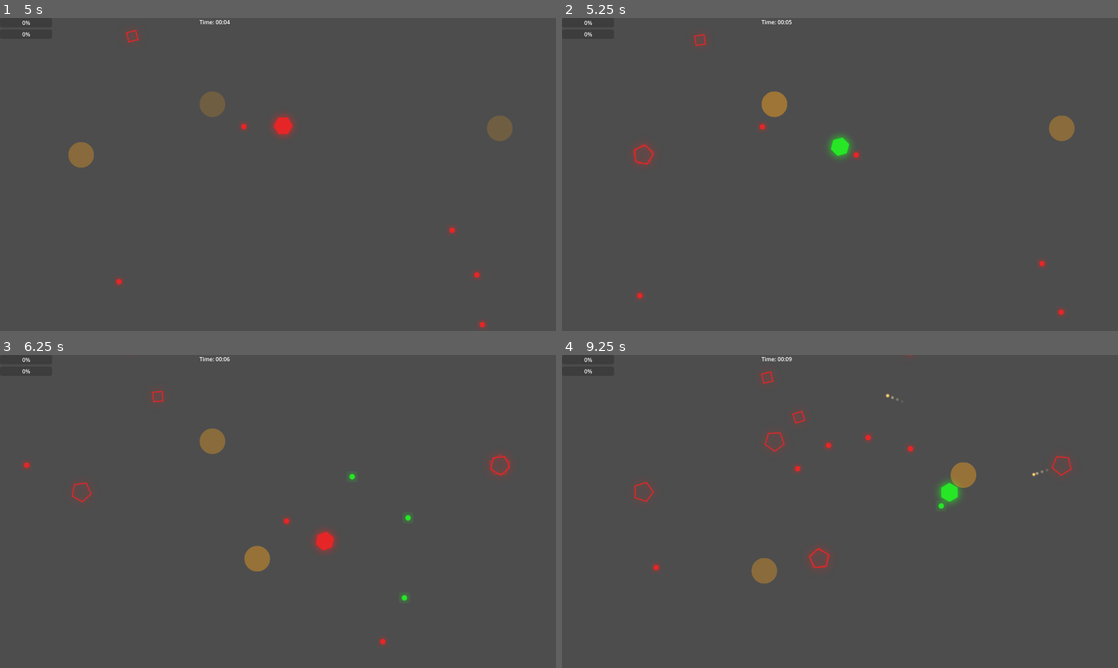
Above: before the commit, frames 1-4 (two rows, left to right).
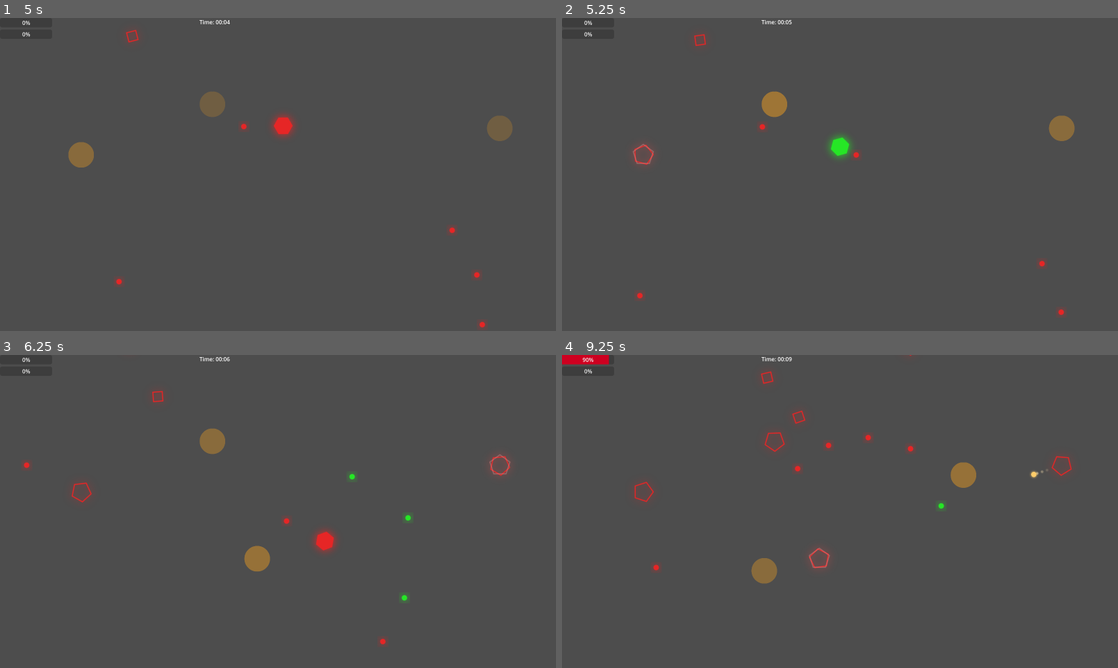
Above: after the commit, the same moments.

Repository: E3-Hub/major-jam-7
Game: Godot game, scene res://scenes/world/main.tscn
Two runs of this game, one before a commit and one after it. Both use one fixed random seed, a clock stepped at 60 frames per second and the inputs below.
Inputs (mouse positions are in pixels of both pictures, inside the frame that each line leads up to):
- Up to frame 1 (5 s): tap Enter at 0.5 s; move the mouse to (400, 158) at 0.52 s; press the mouse at (400, 158) at 0.53 s; hold D (move_right) 0.53-1.28 s; move the mouse to (166, 190) at 1.27 s; release the mouse at (166, 190) at 1.28 s; hold S (move_down) 1.28-2.03 s; tap Q (cycle_color_next) at 1.35 s; click (166, 190) at 1.55 s; move the mouse to (333, 105) at 2.02 s; press the mouse at (333, 105) at 2.03 s; hold D (move_right) 2.03-2.78 s; tap E (cycle_color_prev) at 2.1 s; move the mouse to (250, 237) at 2.77 s; release the mouse at (250, 237) at 2.78 s; hold W (move_up) 2.78-3.53 s; tap Space (dash) at 2.85 s; click (250, 237) at 3.05 s; move the mouse to (444, 221) at 3.52 s; press the mouse at (444, 221) at 3.53 s; hold A (move_left) from 3.53 s (still down); move the mouse to (111, 127) at 4.27 s; release the mouse at (111, 127) at 4.28 s; click (111, 127) at 4.35 s
- Up to frame 2 (5.25 s): move the mouse to (867, 174) at 5.02 s; release A (move_left) at 5.03 s; press the mouse at (867, 174) at 5.03 s; hold S (move_down) from 5.03 s (still down); tap Q (cycle_color_next) at 5.1 s
- Up to frame 3 (6.25 s): move the mouse to (194, 433) at 5.77 s; release S (move_down) at 5.78 s; release the mouse at (194, 433) at 5.78 s; hold D (move_right) from 5.78 s (still down); tap E (cycle_color_prev) at 5.85 s; click (194, 433) at 6.05 s
- Up to frame 4 (9.25 s): move the mouse to (962, 495) at 6.52 s; release D (move_right) at 6.53 s; press the mouse at (962, 495) at 6.53 s; hold W (move_up) 6.53-7.28 s; tap Space (dash) at 6.6 s; move the mouse to (728, 527) at 7.27 s; release the mouse at (728, 527) at 7.28 s; hold D (move_right) 7.28-8.03 s; click (728, 527) at 7.35 s; move the mouse to (895, 442) at 8.02 s; press the mouse at (895, 442) at 8.03 s; hold S (move_down) 8.03-8.78 s; move the mouse to (812, 574) at 8.77 s; release the mouse at (812, 574) at 8.78 s; hold A (move_left) from 8.78 s (still down); tap Q (cycle_color_next) at 8.85 s; click (812, 574) at 9.05 s

Frame 1 is identical in both runs. In frame 2, less than 0.1% of the frame differs, in the area x 12-17%, y 40-47%; in frame 3, less than 0.1%; in frame 4, 0.6%, in the area x 0-86%, y 0-68%.

Commit message:
fix bug

Diff:
--- a/scripts/enemies/cannon_enemy.gd
+++ b/scripts/enemies/cannon_enemy.gd
@@ -6,7 +6,7 @@
 @export var landing_radius: float = 40.0
 @export var landing_knockback_force: float = 300.0
 @export var shoot_range: float = 400.0
-@export var shoot_cooldown: float = 3.0
+@export var shoot_cooldown: float = 4.0
 @export var bullet_scene: PackedScene
 
 @onready var warning_circle: Node2D = $LandingArea/WarningCircle
@@ -85,6 +85,7 @@
 	get_tree().current_scene.add_child(bullet)
 
 	bullet.setup(global_position, direction)
+	bullet.scale = Vector2(2.0, 2.0)
 
 	can_shoot = false
 	shoot_timer.start()
@@ -195,7 +196,10 @@
 	ring.scale = Vector2(1.0, 1.0)
 	ring.texture = sprite.texture
 	ring.material = sprite.material.duplicate()
-	ring.material.set_shader_parameter("target_color", EnemyColorType.get_color(enemy_color))
+	var color = ring.material.get_shader_parameter("target_color")
+	var white_color = Color.WHITE.lerp(color, 0.5)
+	white_color.a = 0.7
+	ring.material.set_shader_parameter("target_color", white_color)
 	ring.visible = true
 
 	# Add to scene
